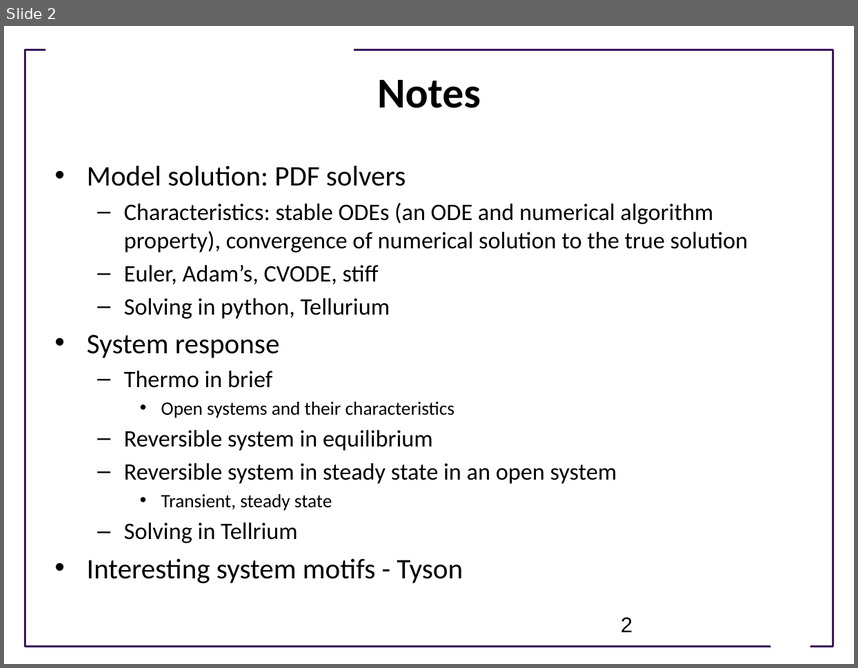
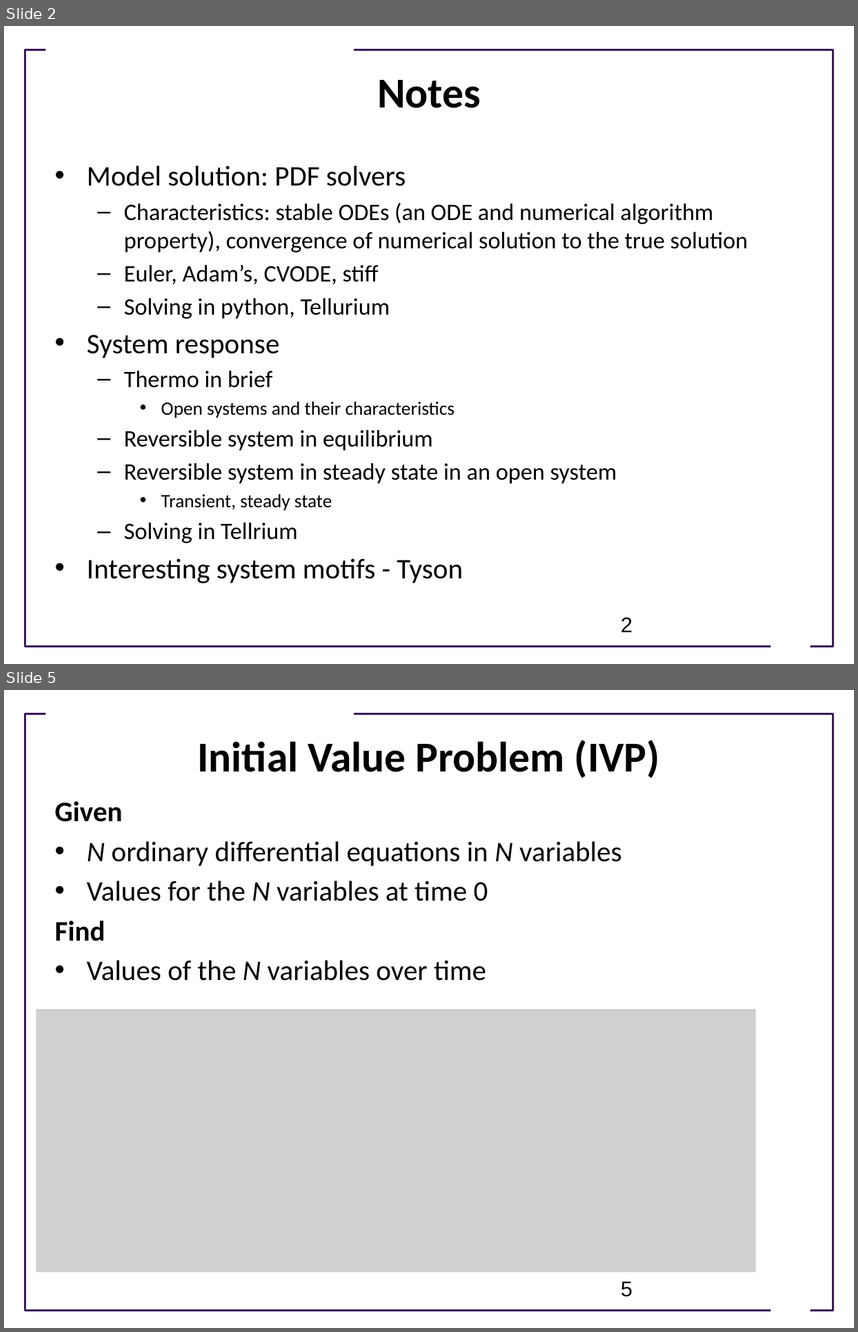
Before and after one commit to ModelEngineering/advancing-biomedical-models, a slide deck: Lectures/Week_2/CSE 599V Lecture 6 - Model Evaluation and System Responses.pptx. Shown one above the other, each under a label of ours: slide 2 before the commit, slides 2 and 5 after it; the slides between them are not shown. The pictures are 858x668 and 858x1332 pixels, drawn with LibreOffice and Linux fonts; fonts in the diff are those of the drawing; grey boxes stand for pictures; background and template pictures are left out. Boxes give left, top, right and bottom in pixels: in the first picture for what was removed or moved away, otherwise in the second. Text is boxed around its words. In the diff, an @@ line names an element or a change of style, - is before the commit and + after.

```diff
--- a/Lectures/Week_2/CSE 599V Lecture 6 - Model Evaluation and System Responses.pptx
+++ b/Lectures/Week_2/CSE 599V Lecture 6 - Model Evaluation and System Responses.pptx
@@ slide 5 added at (4, 690, 854, 1328), background #FFFFFF; not listed: 3 template elements that a slide beside it also shows @@
@@ title added at (197, 740, 660, 778), 36 pt, text #000000, bold @@
+Initial Value Problem (IVP)
@@ text added at (55, 801, 622, 980), 24 pt, text #000000 @@
+Given
+• N ordinary differential equations in N variables
+• Values for the N variables at time 0
+Find
+• Values of the N variables over time
@@ picture added at (36, 1009, 756, 1272) @@
@@ page number added at (621, 1281, 633, 1297), 18 pt, text #000000 @@
+5
```
Also in this commit, not shown: 28 other slides added, 1 other file.
